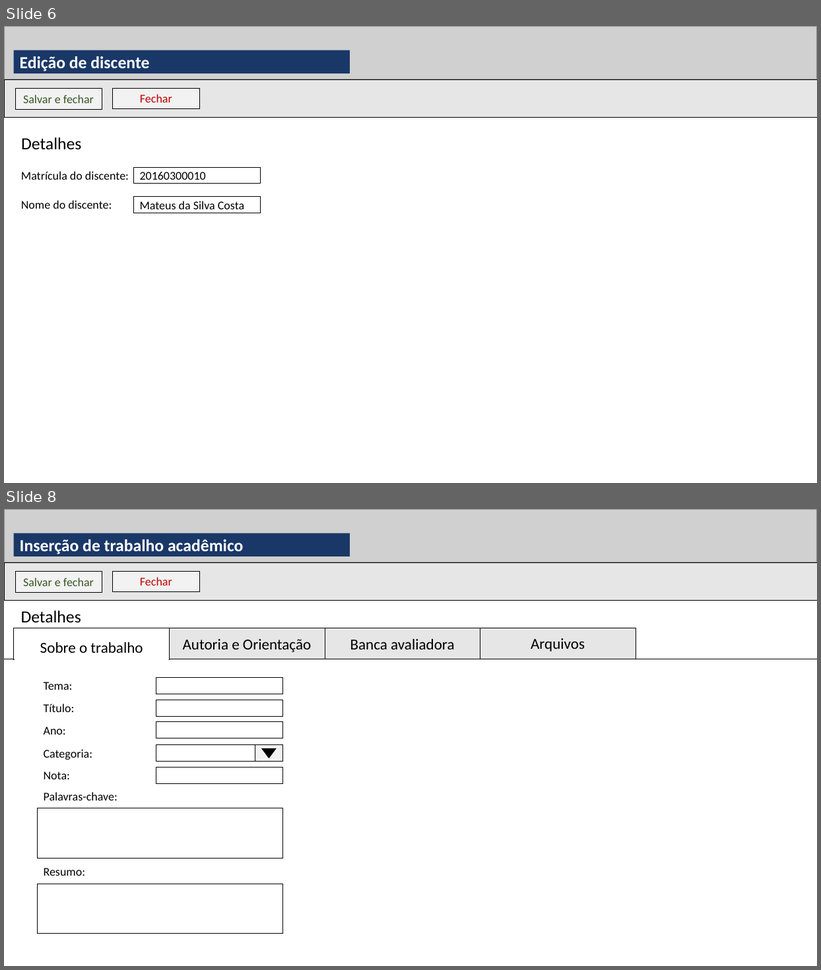
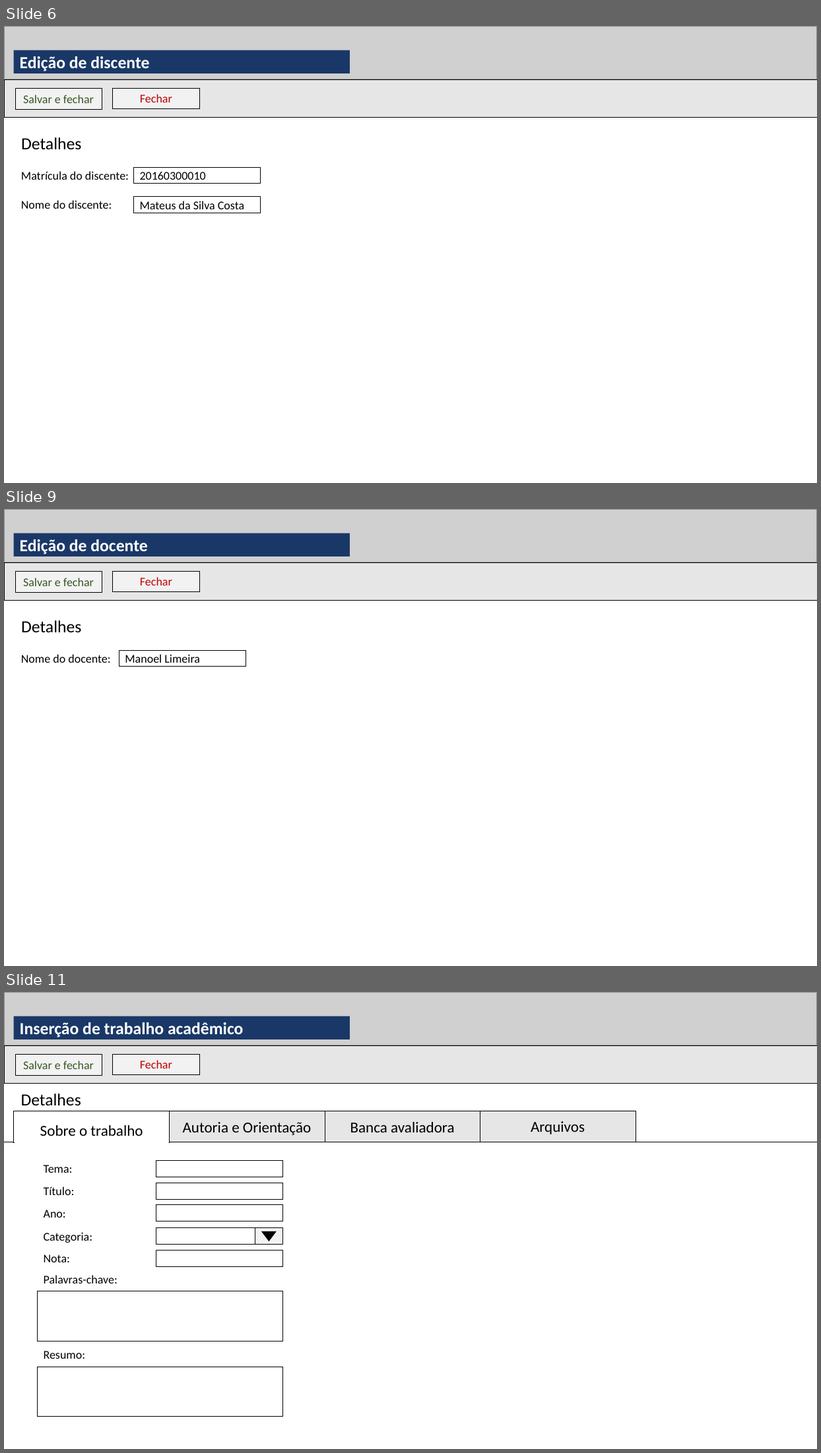
Before and after one commit to mscmateus/relatorio-estagio, a slide deck: Estágio Supervisionado/modelagem/Prototipo/prototipo.pptx. Shown one above the other, each under a label of ours: slides 6 and 8 before the commit, slides 6, 9 and 11 after it; the slides between them are not shown. The pictures are 821x970 and 821x1453 pixels, drawn with LibreOffice and Linux fonts; fonts in the diff are those of the drawing; grey boxes stand for pictures. Boxes give left, top, right and bottom in pixels: in the first picture for what was removed or moved away, otherwise in the second. Text is boxed around its words. In the diff, an @@ line names an element or a change of style, - is before the commit and + after.

```diff
--- a/Estágio Supervisionado/modelagem/Prototipo/prototipo.pptx
+++ b/Estágio Supervisionado/modelagem/Prototipo/prototipo.pptx
@@ slide 9 added at (4, 509, 817, 966), background #FFFFFF @@
@@ group added at (4, 509, 817, 667): 5 rectangles, 2 texts, 1 picture @@
+Edição de docente
+Salvar e fechar
+Fechar
+Detalhes
+Manoel Limeira
+Nome do docente:
@@ what was slide 8 is now slide 11 @@
```
Also in this commit, not shown: 3 slides changed, 2 other slides added, 34 other files.
